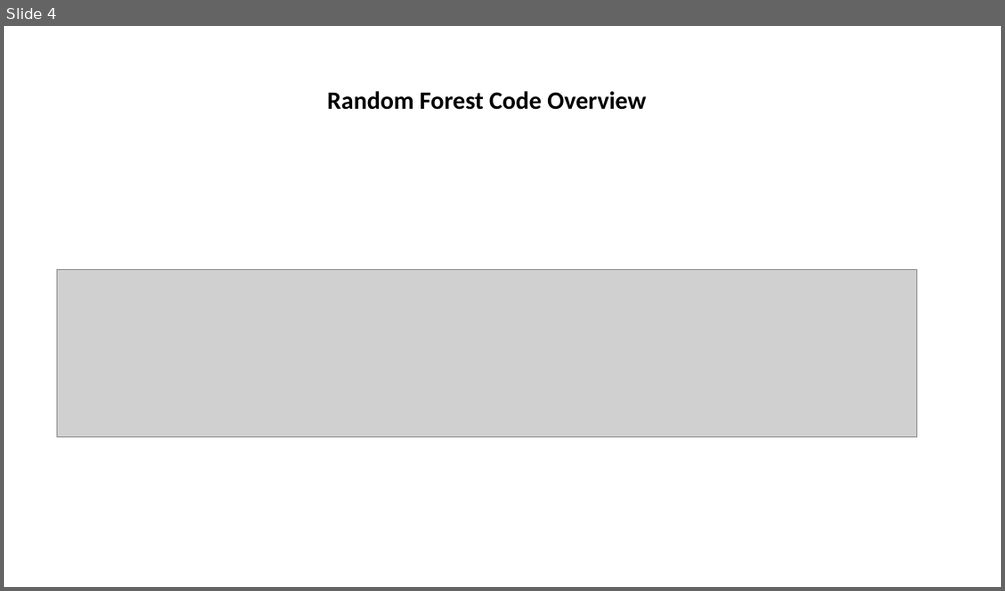
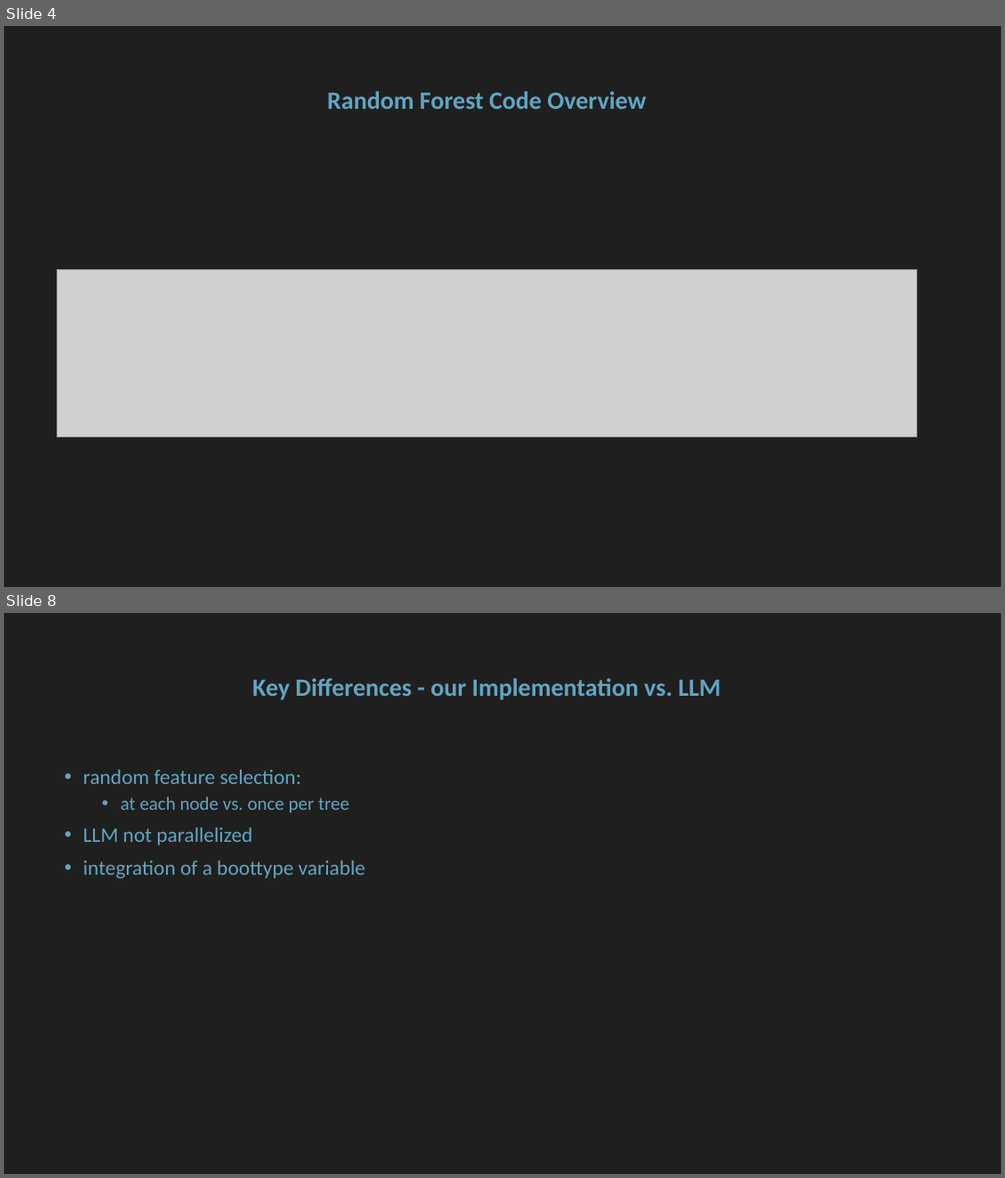
Before and after one commit to floengl/Machine-Learning, a slide deck: Exercise_2/Exercie2_slides.pptx. Shown one above the other, each under a label of ours: slide 4 before the commit, slides 4 and 8 after it; the slides between them are not shown. The pictures are 1005x591 and 1005x1178 pixels, drawn with LibreOffice and Linux fonts; fonts in the diff are those of the drawing; grey boxes stand for pictures. Boxes give left, top, right and bottom in pixels: in the first picture for what was removed or moved away, otherwise in the second. Text is boxed around its words. In the diff, an @@ line names an element or a change of style, - is before the commit and + after.

```diff
--- a/Exercise_2/Exercie2_slides.pptx
+++ b/Exercise_2/Exercie2_slides.pptx
@@ slide 8 added at (4,613,1001,1174), background #1F1F1F @@
@@ title added at (252,678,720,700), 24 pt, text #61A5C2, bold @@
+Key Differences - our Implementation vs. LLM
@@ text added at (83,770,365,878), 20 pt, text #61A5C2 @@
+• random feature selection:
+  • at each node vs. once per tree
+• LLM not parallelized
+• integration of a boottype variable
@@ slide 4 changed as well @@
@@ background #FFFFFF to #1F1F1F @@
@@ title "Random Forest Code Overview" at (327,91,646,109): text colour #000000 to #61A5C2 @@
```
Also in this commit, not shown: 4 other slides changed, 9 other slides added, 3 other files.
